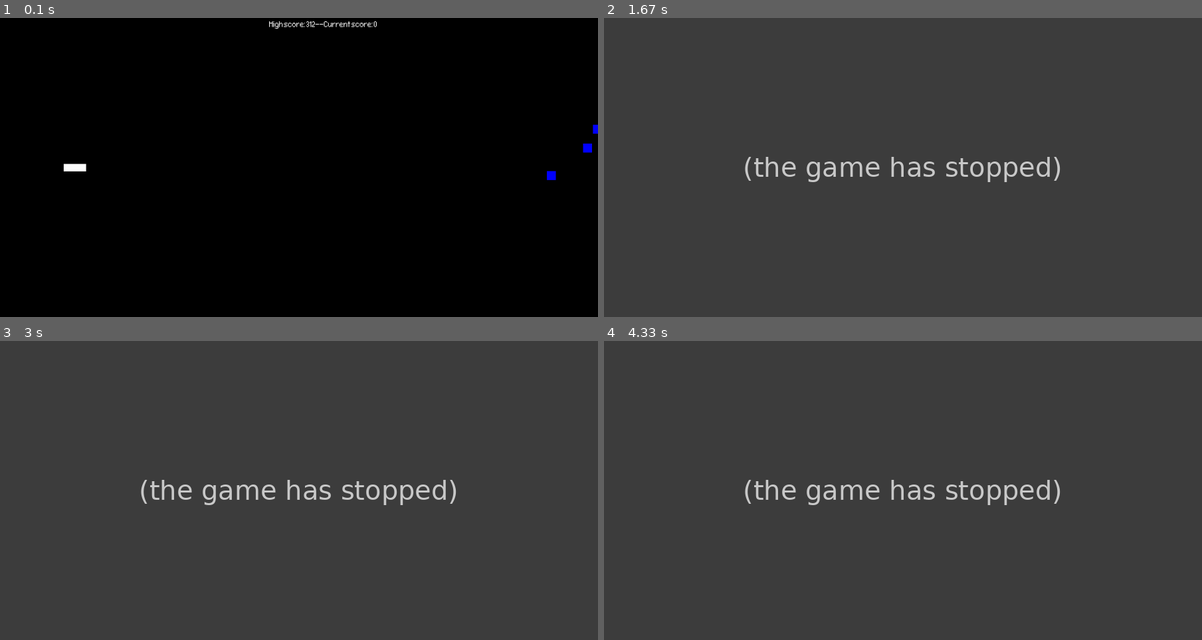
Above: before the commit, frames 1-4 (two rows, left to right).
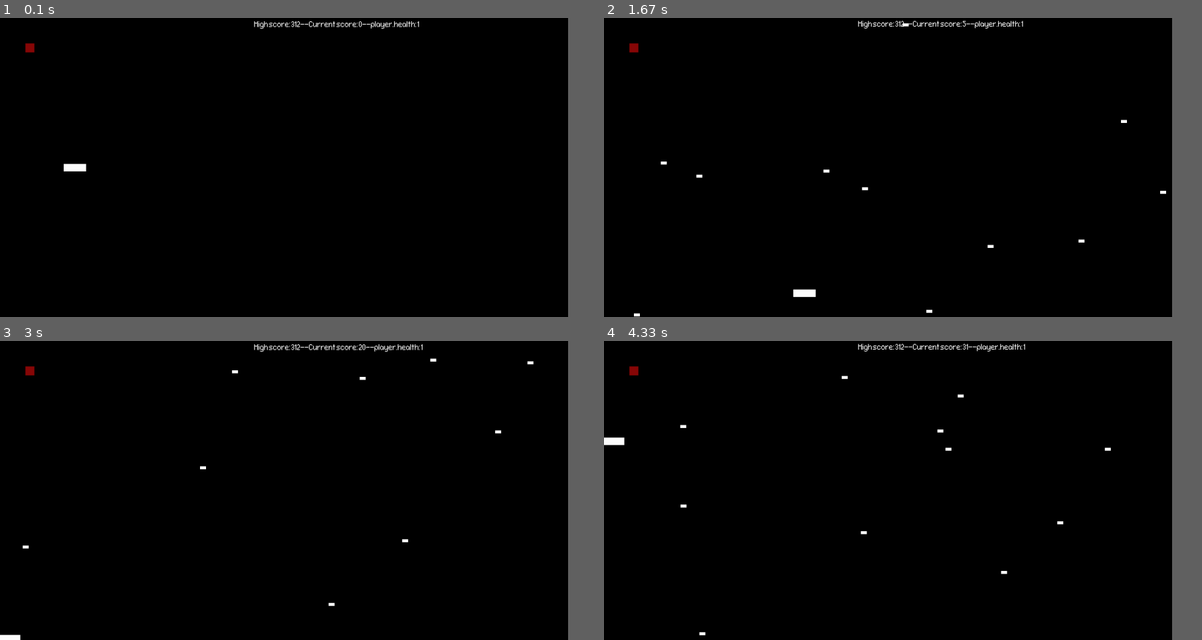
Above: after the commit, the same moments.

Repository: freshJester/pygame-prototypes
Game: pygame game, started from ver1.py
The game is run twice, just before and just after one commit, with the same random seed, the same clock (stepped at 60 frames per second) and the same inputs.
Inputs:
- Up to frame 1 (0.1 s): no input
- Up to frame 2 (1.67 s): hold Right 0.33-0.8 s; hold Down 1.17-1.63 s
- Up to frame 3 (3 s): hold Left 1.67-2.2 s; hold Down 2.23-2.53 s; hold Left 2.57-2.97 s
- Up to frame 4 (4.33 s): hold Up 3-3.37 s; hold Up 3.4-4.03 s; hold Down from 4.07 s (still down)
In our replay, the window is 900x450 before the commit and 855x450 after it. These sizes can differ from the game's own. Grey fills any space a smaller window leaves; there, only what the larger window draws over its background counts as a difference.

The runs differ from the first frame. In frame 1, 0.5% of the frame differs, in the area x 4-100%, y 1-55%; in frame 2, 95%, in the area x 0-95%, y 0-100%; in frame 3, 95%; in frame 4, 95%.
Before the commit the program exited at 1 s; later frames show no game.

Commit message:
Rename, slowed things down a bit

Diff:
--- a/test1.py
+++ b/ver1.py
@@ -21,7 +21,7 @@
 )
 
 # Define constants for the screen width and height
-SCREEN_WIDTH = 2000
+SCREEN_WIDTH = 1900
 SCREEN_HEIGHT = 1000
 
 ENEMIES_DEFEATED = 0
@@ -70,7 +70,7 @@
             )
         )
         # self.speed = random.randint(5, 20)
-        self.speed = random.gauss(mu=55, sigma=10)
+        self.speed = random.gauss(mu=30, sigma=5)
 
     # Move the sprite based on speed
     # Remove the sprite when it passes the left edge of the screen
@@ -79,11 +79,27 @@
         global score
 
         self.rect.move_ip(-self.speed, 0)
+
+        # If this enemy has gone beyond the left border, destroy it, add count to enemies defeated
         if self.rect.right < 0:
             self.kill()
             ENEMIES_DEFEATED += 1
+
             score += 1
 
+        # Check if any enemies have collided with the player
+        if pygame.sprite.spritecollideany(player, enemies,):
+            global running
+            player.health -= 1
+            if player.health < 1:
+                player.kill()
+                running = False
+
+                # If score higher than the high score save the high score to a txt file
+                if score > int(highscore):
+                    with open('highscore.txt', 'w') as f:
+                        f.write(str(score))
+            self.kill()
 
 
 # Define the armor object by extending pygame.sprite.Sprite
@@ -102,17 +118,28 @@
         )
         # self.speed = random.randint(5, 20)
         self.speed = 30
-
-    # Move the sprite based on speed
-    # Remove the sprite when it passes the left edge of the screen
     def update(self, player):
+        global armor_check
         self.rect.move_ip(-self.speed, 0)
         if self.rect.right < 0:
             self.kill()
 
         if pygame.sprite.spritecollideany(player, armors,):
+
             player.health+=1
             self.kill()
+
+
+class Health(pygame.sprite.Sprite):
+    def __init__(self, x, y):
+        super(Health, self).__init__()
+        self.surf = pygame.Surface((30, 30))  # Size of the hitbox
+        self.surf.fill((136, 8, 8))  # Red
+        # Where spawn
+        self.rect = self.surf.get_rect(
+            center=(x, y)
+        )
+
 
 
 # Initialize pygame
@@ -140,6 +167,7 @@
 # - all_sprites is used for rendering
 enemies = pygame.sprite.Group()
 armors = pygame.sprite.Group()
+health = pygame.sprite.Group()
 all_sprites = pygame.sprite.Group()
 all_sprites.add(player)
 
@@ -148,8 +176,8 @@
 
 # Run until the user asks to quit
 running = True
+armor_check=False
 score = 0
-armor_check = False
 while running:
     print("PLAYER.HEALTH: ", player.health)
     # Did the user click the window close button?
@@ -171,6 +199,7 @@
             enemies.add(new_enemy)
             all_sprites.add(new_enemy)
 
+
         # # Add powerup?
         # elif event.type == ADDARMOR and ENEMIES_DEFEATED == 10:
         #     # Create the new armor and add it to sprite groups
@@ -183,15 +212,19 @@
     #     if type(entity) == armor:
     #         armor_check = True
 
-    if ENEMIES_DEFEATED % 10 == 0 and armor_check == False:
-        # Create the new armor and add it to sprite groups
-        new_armor = Armor()
-        armors.add(new_armor)
-        all_sprites.add(new_armor)
-        armor_check = True
-    else:
-        armor_check = False
-
+    # if ENEMIES_DEFEATED % 100 == 0 and armor_check == False:
+    #     # Create the new armor and add it to sprite groups
+    #     new_armor = Armor()
+    #     armors.add(new_armor)
+    #     all_sprites.add(new_armor)
+    #     armor_check = True
+    # else:
+    #     armor_check = False
+
+    if player.health >= 1:
+        new_health = Health(100,100)
+        health.add(new_health)
+        all_sprites.add(new_health)
 
     # Draw a solid blue circle in the center
     # pygame.draw.circle(screen, (0, 0, 255), (250, 250), 75)
@@ -211,26 +244,13 @@
     screen.fill((0, 0, 0))
 
     # Draw in the score
-    text_surface, rect = GAME_FONT.render("High score: " + highscore + "--Current score: " + str(score), (255, 255, 255))
+    text_surface, rect = GAME_FONT.render("High score: " + highscore + "--Current score: " + str(score) + "--player.health: " +str(player.health), (255, 255, 255))
     screen.blit(text_surface, ((SCREEN_WIDTH/2)-100, 10))
 
     # Draw all sprites
     for entity in all_sprites:
         screen.blit(entity.surf, entity.rect)  # .blit() (Block Transfer) - transfers contents from one surface to another
 
-    # Check if any enemies have collided with the player
-    if pygame.sprite.spritecollideany(player, enemies,):
-        # If so, then remove the player and stop the loop
-        player.health -= 1
-        if player.health<1:
-            player.kill()
-            running = False
-
-        # Save the high score to a txt file, if score higher than the high score
-        if score > int(highscore):
-            with open('highscore.txt', 'w') as f:
-                f.write(str(score))
-
     # Flip the display
     pygame.display.flip()
 
--- a/test2.py
+++ b/ver2_with_armor.py
@@ -21,7 +21,7 @@
 )
 
 # Define constants for the screen width and height
-SCREEN_WIDTH = 2000
+SCREEN_WIDTH = 1900
 SCREEN_HEIGHT = 1000
 
 ENEMIES_DEFEATED = 0
@@ -70,7 +70,7 @@
             )
         )
         # self.speed = random.randint(5, 20)
-        self.speed = random.gauss(mu=30, sigma=10)
+        self.speed = random.gauss(mu=30, sigma=5)
 
     # Move the sprite based on speed
     # Remove the sprite when it passes the left edge of the screen
@@ -212,7 +212,7 @@
     #     if type(entity) == armor:
     #         armor_check = True
 
-    if ENEMIES_DEFEATED % 10 == 0 and armor_check == False:
+    if ENEMIES_DEFEATED % 100 == 0 and armor_check == False:
         # Create the new armor and add it to sprite groups
         new_armor = Armor()
         armors.add(new_armor)
